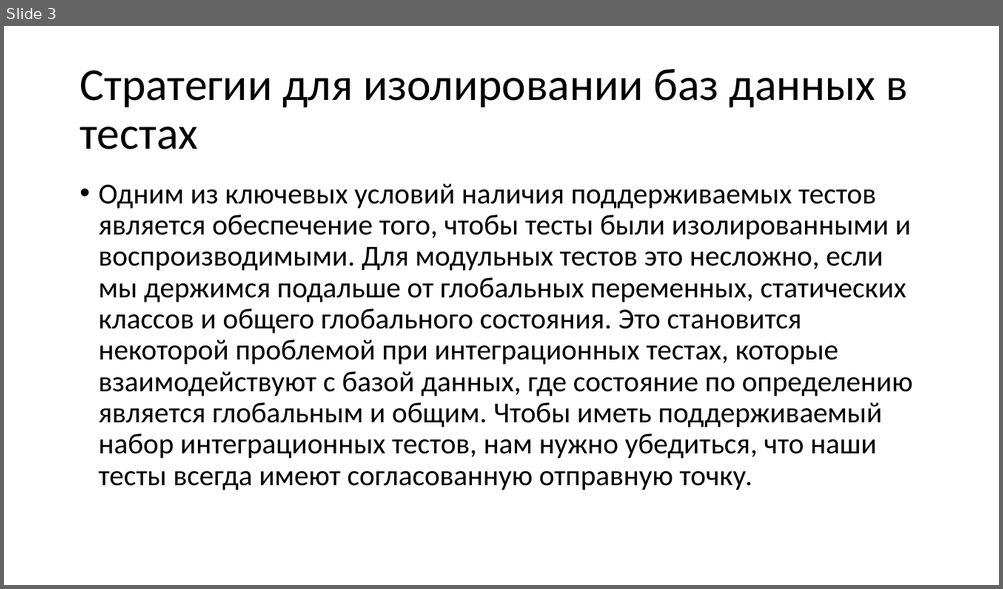
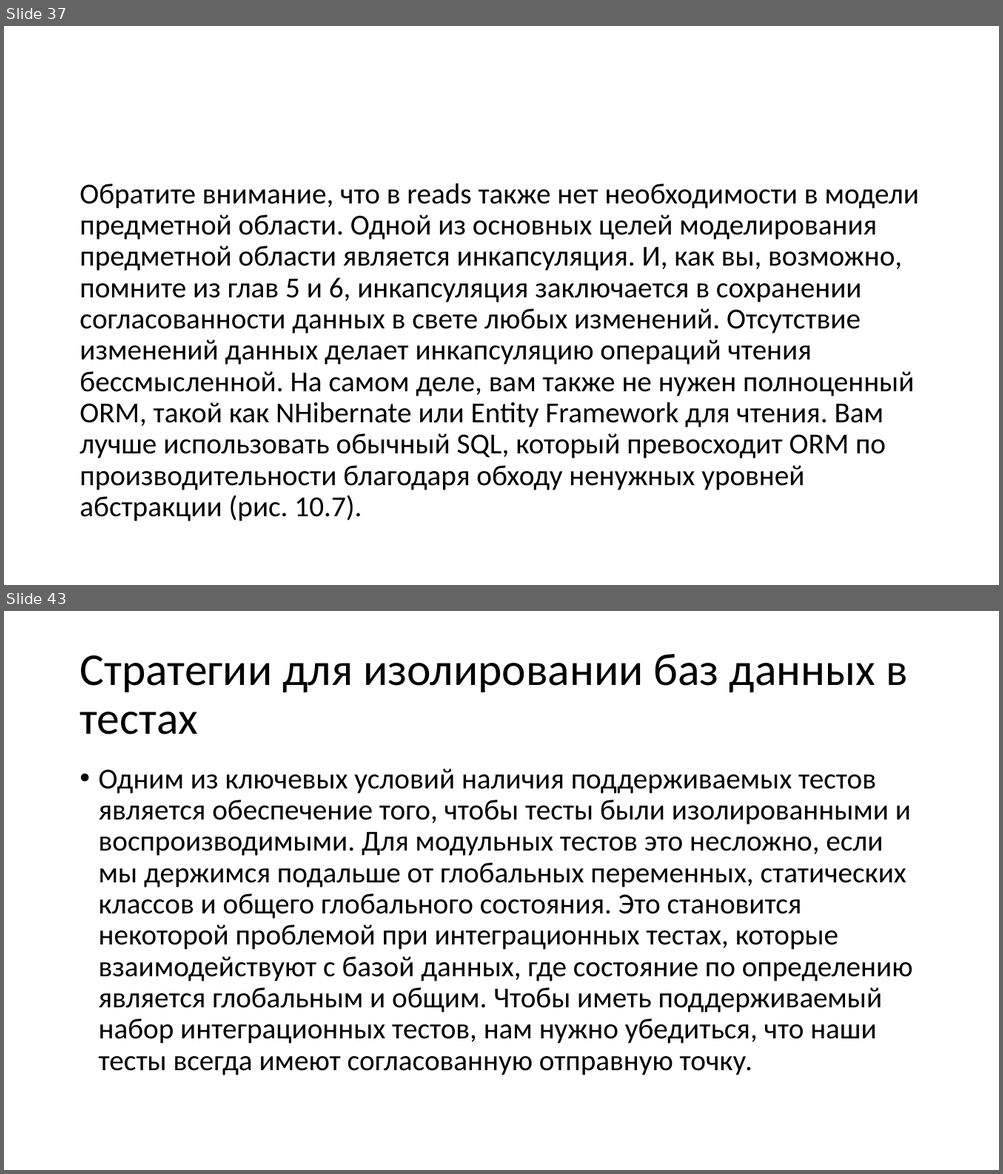
Before and after one commit to Sa1Gur/DbTest.Containers, a slide deck: DbaseTesting.pptx. Shown one above the other, each under a label of ours: slide 3 before the commit, slides 37 and 43 after it; the slides between them are not shown. The pictures are 1003x589 and 1003x1174 pixels, drawn with LibreOffice and Linux fonts; fonts in the diff are those of the drawing. Boxes give left, top, right and bottom in pixels: in the first picture for what was removed or moved away, otherwise in the second. Text is boxed around its words. In the diff, an @@ line names an element or a change of style, - is before the commit and + after.

```diff
--- a/DbaseTesting.pptx
+++ b/DbaseTesting.pptx
@@ slide 37 added at [4,26,999,585], background #FFFFFF @@
@@ text added at [79,183,919,522], 28 pt, text #000000 @@
+Обратите внимание, что в reads также нет необходимости в модели предметной области. Одной из основных целей моделирования предметной области является инкапсуляция. И, как вы, возможно, помните из глав 5 и 6, инкапсуляция заключается в сохранении согласованности данных в свете любых изменений. Отсутствие изменений данных делает инкапсуляцию операций чтения бессмысленной. На самом деле, вам также не нужен полноценный ORM, такой как NHibernate или Entity Framework для чтения. Вам лучше использовать обычный SQL, который превосходит ORM по производительности благодаря обходу ненужных уровней абстракции (рис. 10.7).
@@ what was slide 3 is now slide 43 @@
```
Also in this commit, not shown: 1 slide changed, 39 other slides added.
